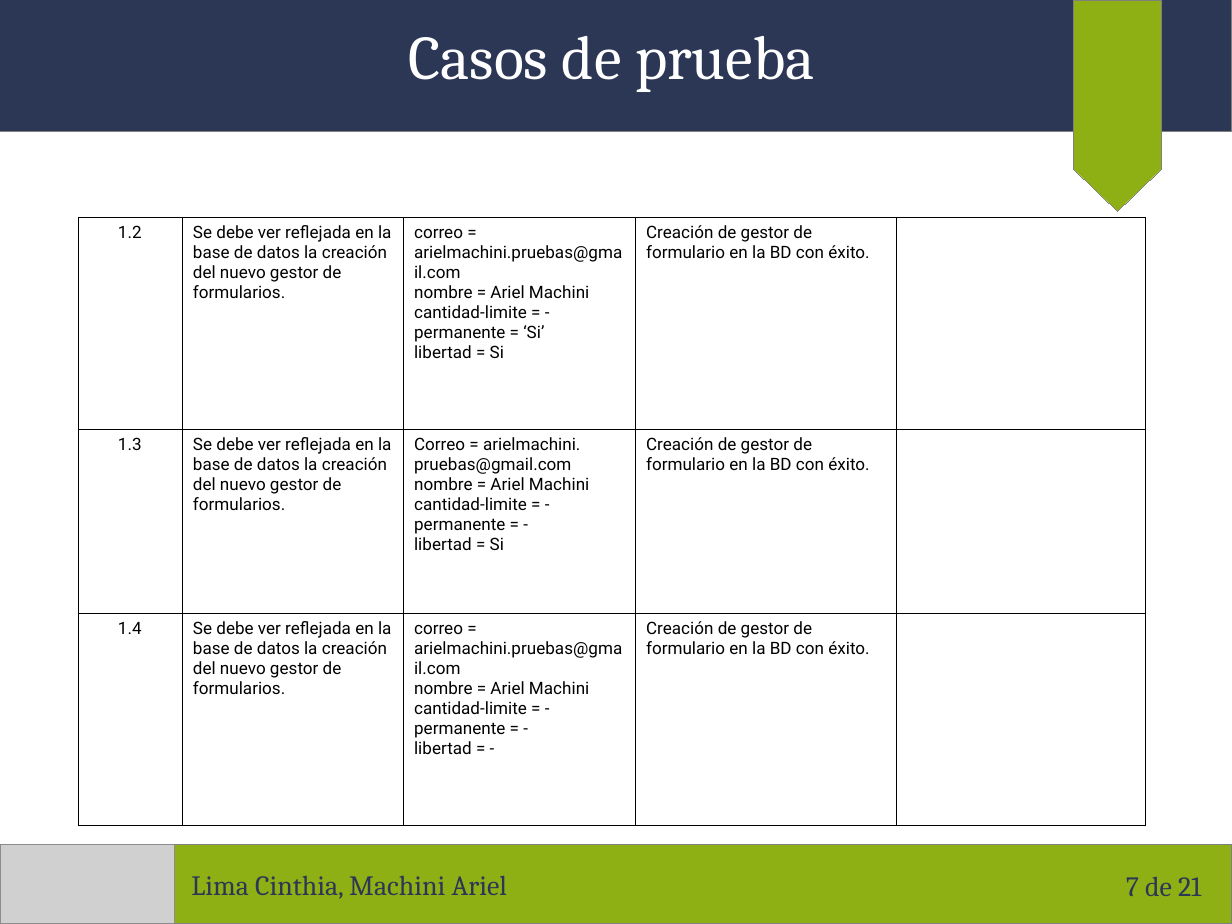
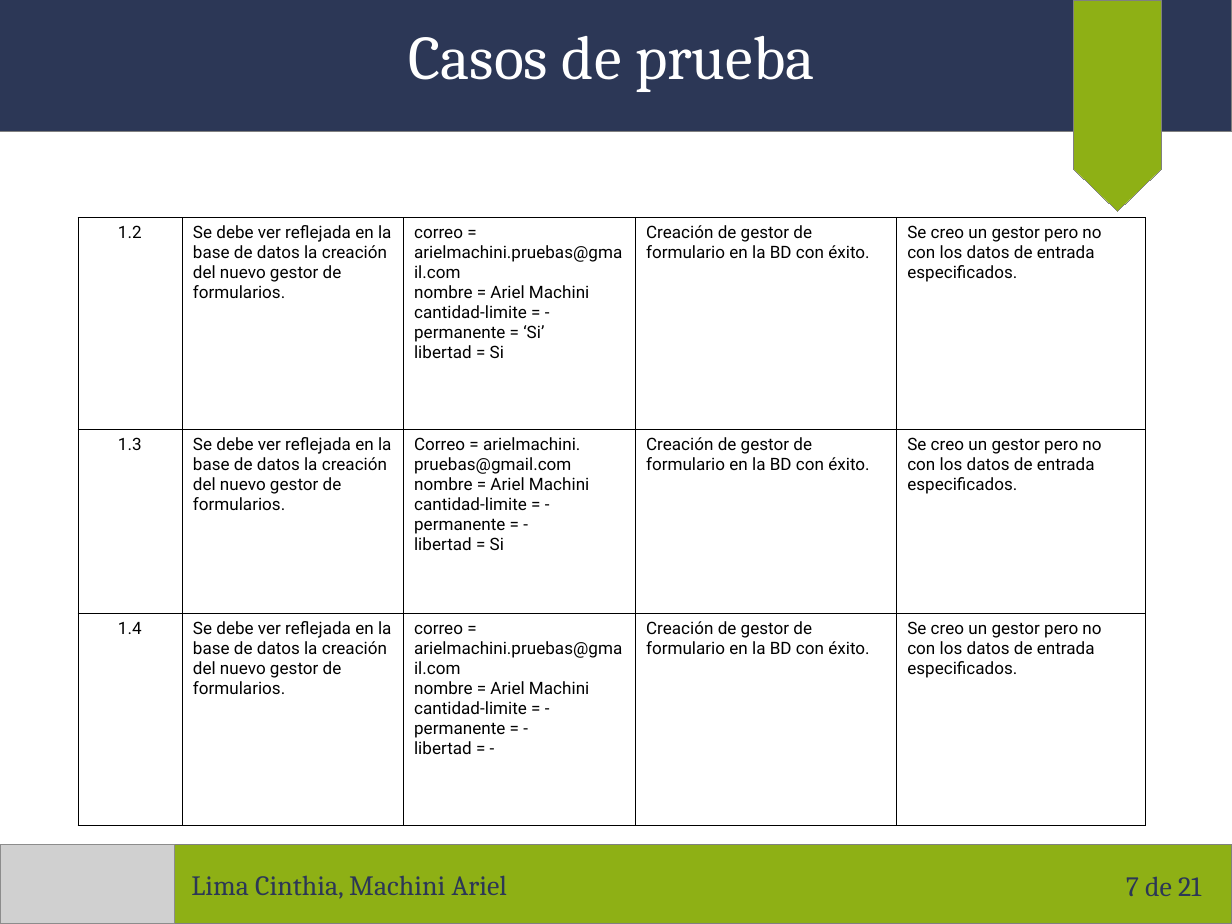
Before and after one commit to arielmachini/Caciar, a slide deck: slide 7 of Presentaciones/Presentación 14-11-2017.odp. Drawn at 1232x924 pixels with LibreOffice and Linux fonts; fonts in the diff are those of the drawing; grey boxes stand for pictures. Boxes give left, top, right and bottom in pixels: in the first picture for what was removed or moved away, otherwise in the second. Text is boxed around its words. In the diff, an @@ line names an element or a change of style, - is before the commit and + after.

```diff
--- a/Presentaciones/Presentación 14-11-2017.odp
+++ b/Presentaciones/Presentación 14-11-2017.odp
@@ table at (77, 218, 1146, 826) @@
-row 1, column 5: 
+row 1, column 5: Se creo un gestor pero no con los datos de entrada especificados.
-row 2, column 5: 
+row 2, column 5: Se creo un gestor pero no con los datos de entrada especificados.
-row 3, column 5: 
+row 3, column 5: Se creo un gestor pero no con los datos de entrada especificados.
```
Also in this commit, not shown: 3 other slides changed, 1 other file.
